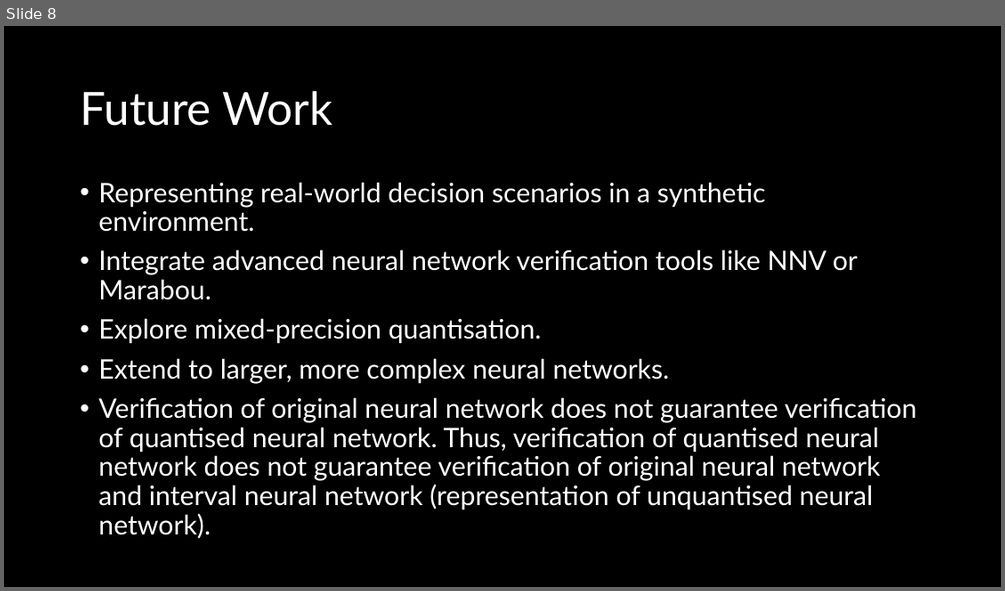
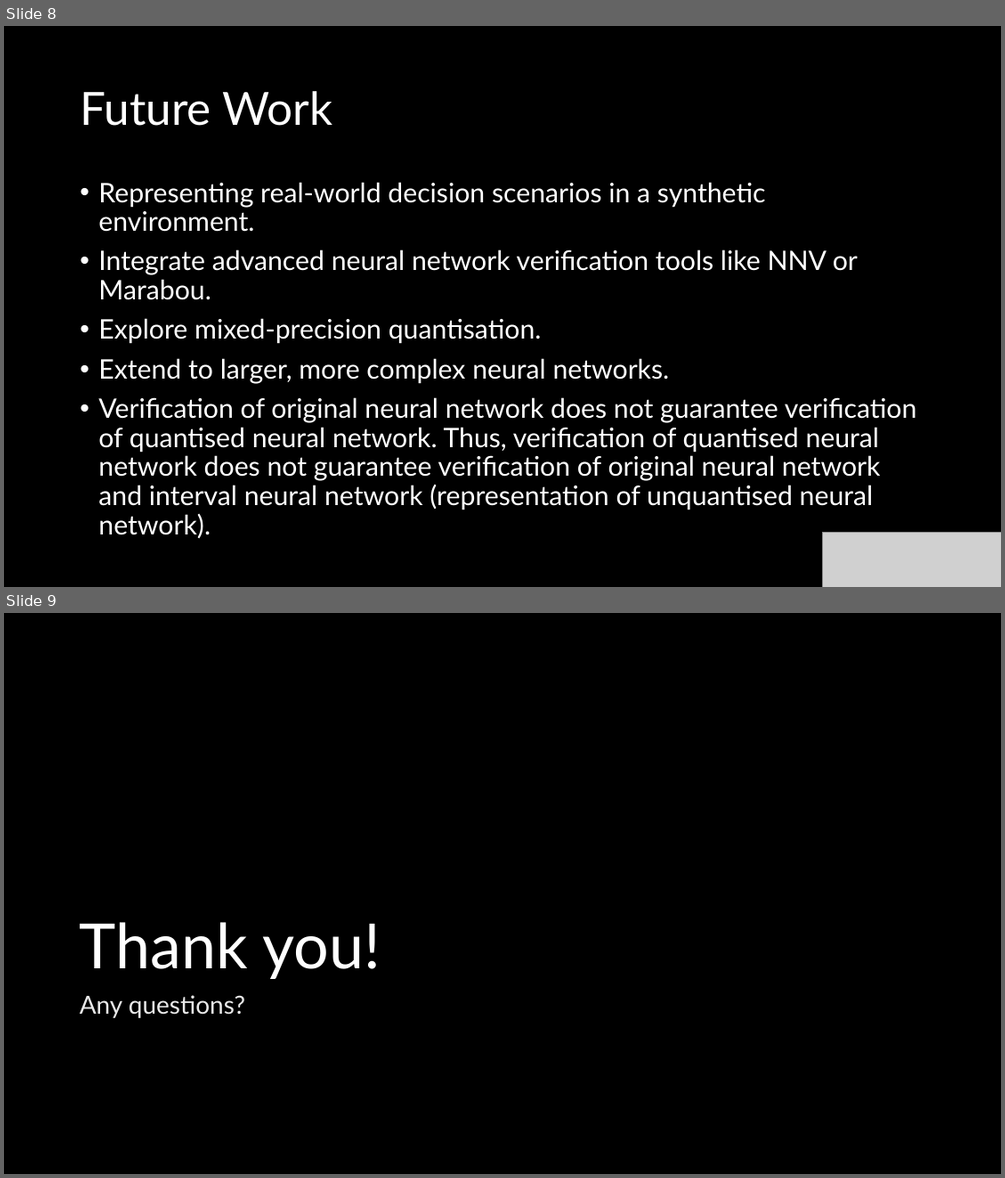
Before and after one commit to Pingumaniac/Consistency_Quantised_Constraints, a slide deck: doc/final_presentation.pptx. Shown one above the other, each under a label of ours: slide 8 before the commit, slides 8 and 9 after it. The pictures are 1005x591 and 1005x1178 pixels, drawn with LibreOffice and Linux fonts; fonts in the diff are those of the drawing; grey boxes stand for pictures. Boxes give left, top, right and bottom in pixels: in the first picture for what was removed or moved away, otherwise in the second. Text is boxed around its words. In the diff, an @@ line names an element or a change of style, - is before the commit and + after.

```diff
--- a/doc/final_presentation.pptx
+++ b/doc/final_presentation.pptx
@@ slide 9 added at bbox=[4, 613, 1001, 1174], background #000000 @@
@@ title added at bbox=[80, 922, 380, 979], 60 pt, text #FFFFFF @@
+Thank you!
@@ text added at bbox=[80, 995, 245, 1018], 24 pt, text #EAEAEA @@
+Any questions?
@@ slide 8 changed as well @@
@@ picture added at bbox=[823, 532, 1001, 587] @@
```
Also in this commit, not shown: 7 other slides changed, 2 other files.
